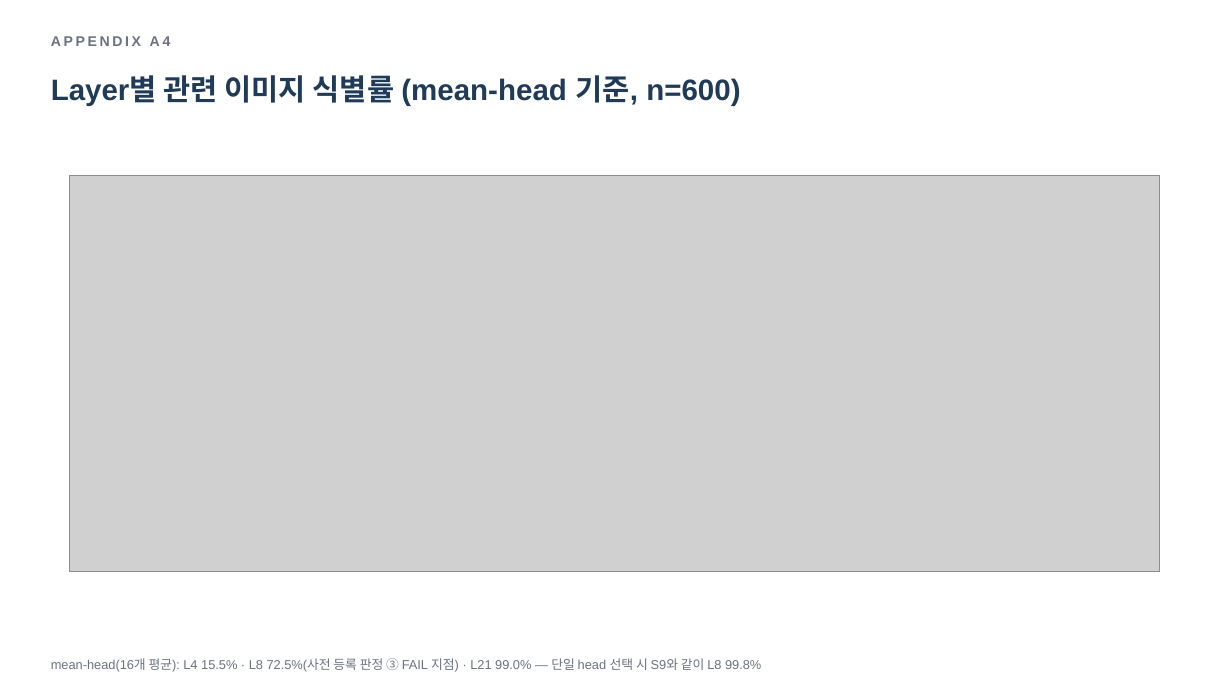
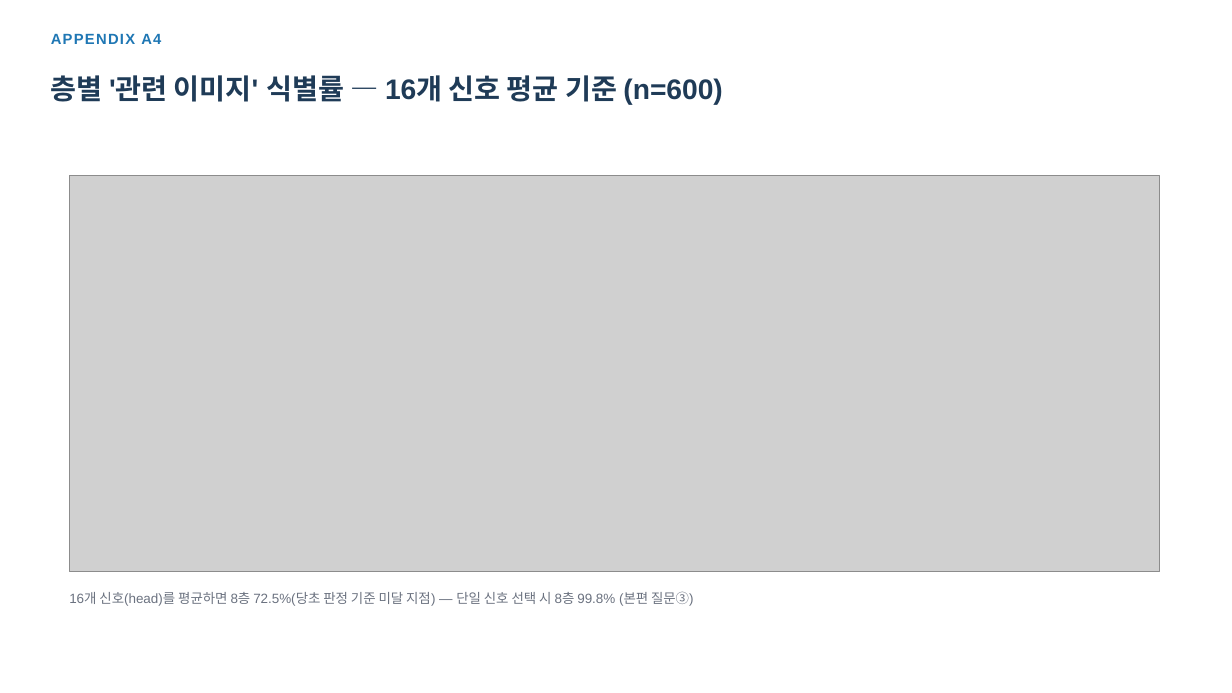
Before and after one commit to hsmai/Source-Depth, a slide deck: slide 19 of meeting/SourceDepth_Phase0_meeting.pptx (slide 18 before the commit). Drawn at 1232x693 pixels with LibreOffice and Linux fonts; fonts in the diff are those of the drawing; grey boxes stand for pictures. Boxes give left, top, right and bottom in pixels: in the first picture for what was removed or moved away, otherwise in the second. Text is boxed around its words. In the diff, an @@ line names an element or a change of style, - is before the commit and + after.

```diff
--- a/meeting/SourceDepth_Phase0_meeting.pptx
+++ b/meeting/SourceDepth_Phase0_meeting.pptx
@@ text "APPENDIX A4" at <box>51,34,161,44</box>: size 11 to 11.5 pt, text colour #6B7280 to #1F77B4, letter spacing 2 to 1 pt @@
@@ text at <box>51,75,722,105</box>: text changed; size 23 to 22 pt @@
-Layer별 관련 이미지 식별률 (mean-head 기준, n=600)
+층별 '관련 이미지' 식별률 — 16개 신호 평균 기준 (n=600)
@@ text at <box>69,591,694,606</box>: text changed; size 10 to 10.5 pt @@
-mean-head(16개 평균): L4 15.5% · L8 72.5%(사전 등록 판정 ③ FAIL 지점) · L21 99.0% — 단일 head 선택 시 S9와 같이 L8 99.8%
+16개 신호(head)를 평균하면 8층 72.5%(당초 판정 기준 미달 지점) — 단일 신호 선택 시 8층 99.8% (본편 질문③)
```
Also in this commit, not shown: 6 other slides changed, 15 slides added, 14 slides removed, 2 other files.
